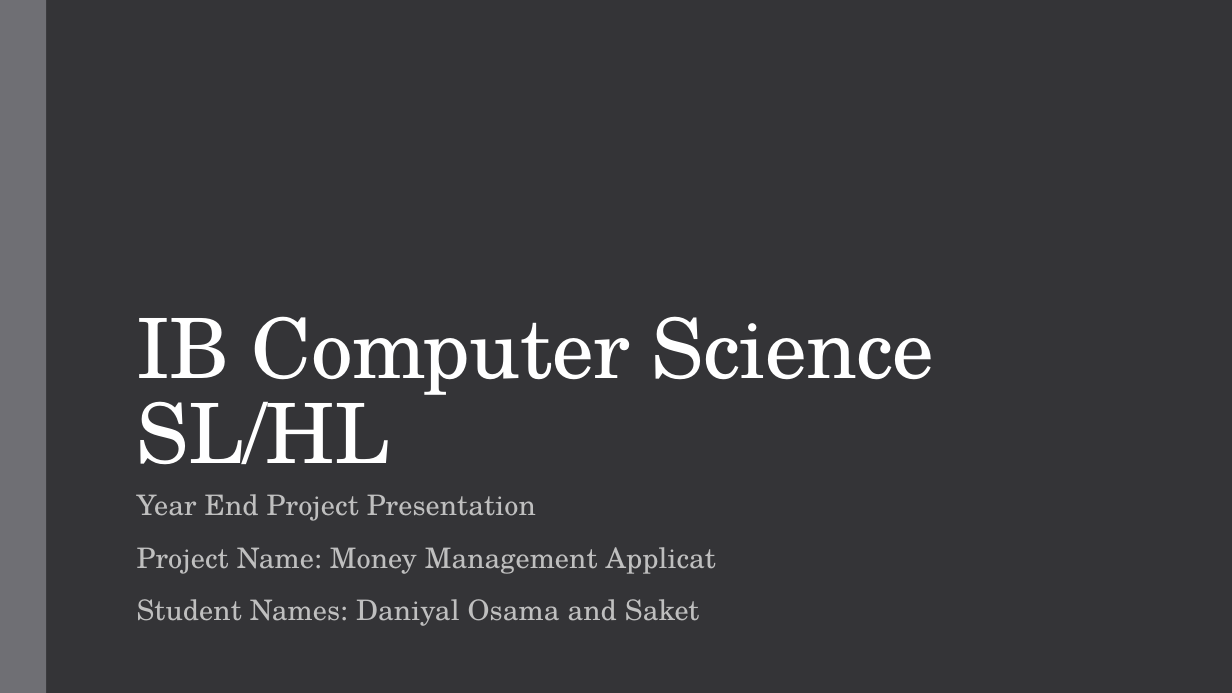
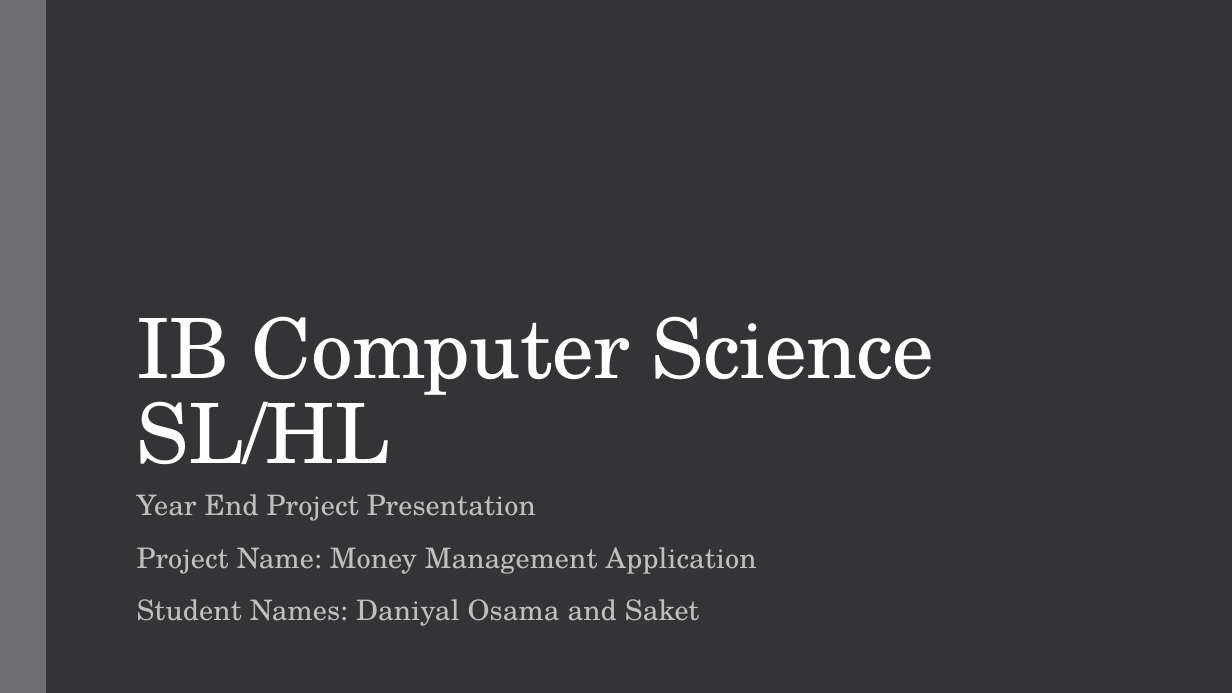
Before and after one commit to Dalicanka/Final-Project, a slide deck: slide 1 of Documentation/Year-End-Project-Presentation.pptx. Drawn at 1232x693 pixels with LibreOffice and Linux fonts; fonts in the diff are those of the drawing. Boxes give left, top, right and bottom in pixels: in the first picture for what was removed or moved away, otherwise in the second. Text is boxed around its words. In the diff, an @@ line names an element or a change of style, - is before the commit and + after.

Commit message:
update prersentation

```diff
--- a/Documentation/Year-End-Project-Presentation.pptx
+++ b/Documentation/Year-End-Project-Presentation.pptx
@@ subtitle at (x1=137, y1=547, x2=757, y2=574): text changed @@
-Project Name: Money Management Applicat
+Project Name: Money Management Application
```
